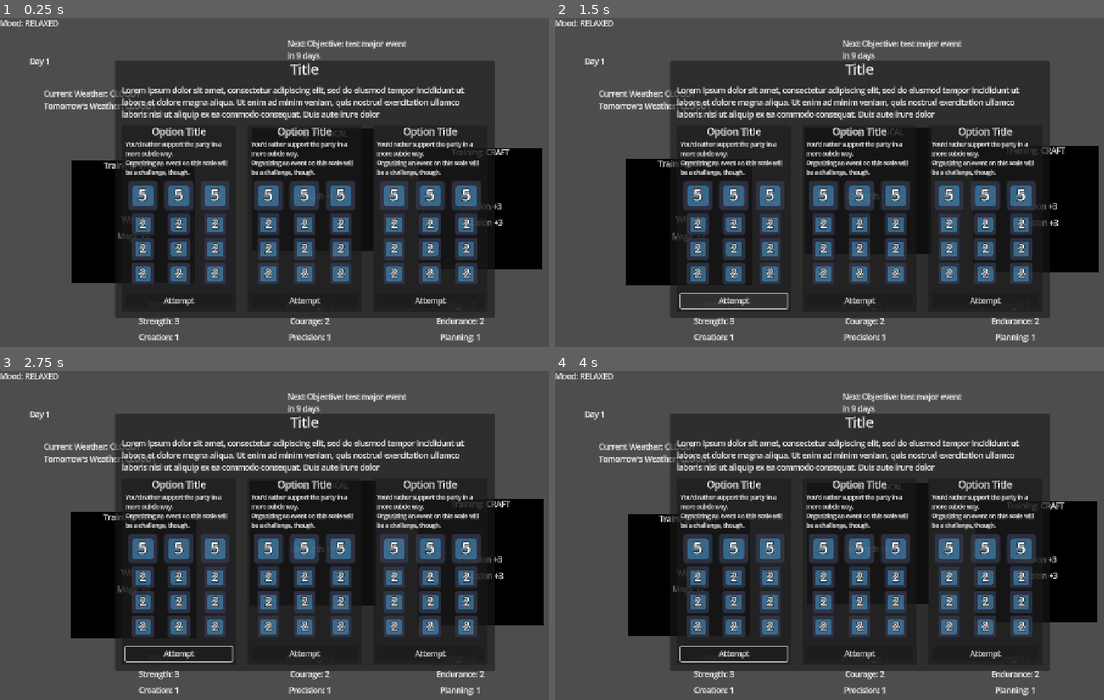
Above: before the commit, frames 1-4 (two rows, left to right).
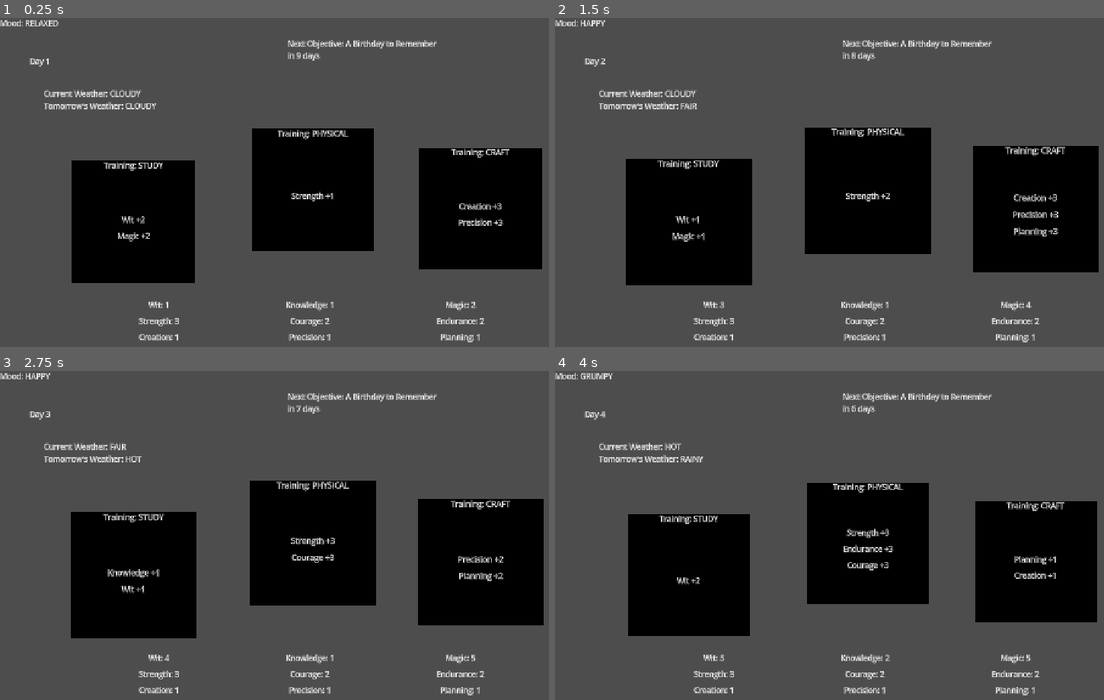
Above: after the commit, the same moments.

Repository: SamBumgardner/ld-58-game
Game: Godot game, scene res://src/gameplay/gameplay.tscn
Same seed, same stepped clock (60 frames per second), same inputs: the game is played once before the commit and once after it. The engine's default icon, where the game draws it, is replaced by a stand-in: a white triangle on a blue panel in a dark square.
Inputs (mouse positions are in pixels of both pictures, inside the frame that each line leads up to):
- Up to frame 1 (0.25 s): no input
- Up to frame 2 (1.5 s): click (686, 221) at 0.52 s; click (736, 300) at 1.25 s, where only the run before the commit has a clickable "Attempt"
- Up to frame 3 (2.75 s): click (131, 574) at 2.02 s
- Up to frame 4 (4 s): click (736, 653) at 2.75 s, where only the run before the commit has a clickable "Attempt"; click (686, 574) at 3.52 s

The runs differ from the first frame. In frame 1, 44% of the frame differs, in the area x 20-91%, y 6-92%; in frame 2, 44%; in frame 3, 44%; in frame 4, 44%, in the area x 4-92%, y 0-92%.

Commit message:
Add: integrate events with gameplay loop
Game ending logic is handled in a super basic way. We should get that in place before moving on.

Diff:
--- a/game/assets/data/major_events/me_001_placeholder_continue.tres
+++ b/game/assets/data/major_events/me_001_placeholder_continue.tres
@@ -19,7 +19,9 @@
 
 [sub_resource type="Resource" id="Resource_6k62p"]
 script = ExtResource("1_q4o1j")
+failureResult = SubResource("Resource_xgrdu")
 successResult = SubResource("Resource_xgrdu")
+greatSuccessResult = SubResource("Resource_xgrdu")
 metadata/_custom_type_script = "uid://cx0fvjypep5kl"
 
 [resource]
--- a/game/src/gameplay/gameplay.gd
+++ b/game/src/gameplay/gameplay.gd
@@ -18,6 +18,7 @@
 ];
 @onready var statDetails: Node = $StatDetails;
 @onready var player: Player = $Player;
+@onready var majorEventDisplay: MajorEventDisplay = $MajorEventDisplay;
 #endregion
 
 
@@ -66,6 +67,7 @@
         activitiesChanged.connect(activitySelection._onActivitiesChanged);
         activitySelection.activitySelected.connect(_onActivityConfirmed);
     player.statsUpdated.connect(statDetails._onPlayerStatsUpdated);
+    majorEventDisplay.eventOptionSelected.connect(_onMajorEventCompleted);
 
     if self == get_tree().current_scene || isStartingScene:
         rootSceneActions();
@@ -146,20 +148,46 @@
 func _onNewDayFadeIn() -> void:
     print_debug("new day is fading in");
     # this is where we check for events happening, bring up the exciting screen.
-    pass ;
-
-func _onEventCompleted() -> void:
+    if daysTillMajorEvent == 0:
+        process_mode = Node.PROCESS_MODE_DISABLED;
+        majorEventDisplay.open(nextMajorEvent);
+
+func _onEventCompleted(_selectionIndex: int) -> void:
     print_debug("event is completed");
     # Apply results of event
+
     # Clean up scene stuff
     # Resume normal gameplay
-    pass ;
-
-func _onMajorEventCompleted() -> void:
+    process_mode = Node.PROCESS_MODE_INHERIT
+
+func _onMajorEventCompleted(selectionIndex: int) -> void:
     print_debug("major event is completed");
+    var selectedOption: EventOption = nextMajorEvent.options[selectionIndex];
+    # todo: calculate outcome
+    var outcome: MajorOutcome = [selectedOption.failureResult, selectedOption.successResult, selectedOption.greatSuccessResult].pick_random();
+
+    #todo: figure out how to display outcome results
+
     # check for game over exit
-    # if not, apply status changes
-    pass ;
+    if outcome.ending != null:
+        print_debug("ending is happening, woo wooo!");
+        get_tree().quit();
+        return;
+
+    # apply results of outcome:
+    player.applyStatIncreases(outcome.statChangesToApply);
+    if outcome.moodOverride != null:
+        dayManager.applyOverride(outcome.moodOverride);
+    if outcome.weatherOverride != null:
+        dayManager.applyOverride(outcome.weatherOverride);
+
+    # set up next major event
+    nextMajorEvent = outcome.nextMajorObjective.pick_random();
+    daysTillMajorEvent = nextMajorEvent.setupDays;
+
+    majorEventDisplay.close();
+    # nextMajorEvent = selectedOption
+    process_mode = Node.PROCESS_MODE_INHERIT
 
 #endregion
 
--- a/game/src/gameplay/gameplay.tscn
+++ b/game/src/gameplay/gameplay.tscn
@@ -172,6 +172,7 @@
 vertical_alignment = 1
 
 [node name="MajorEventDisplay" parent="." instance=ExtResource("10_r22ir")]
+visible = false
 layout_mode = 1
 anchors_preset = 8
 anchor_left = 0.5
--- a/game/src/gameplay/hud/events/major_event_display.gd
+++ b/game/src/gameplay/hud/events/major_event_display.gd
@@ -7,6 +7,9 @@
 @onready var title: Label = $%Title;
 @onready var description: Label = $%Description;
 @onready var eventOptionDisplays: Array[Node] = $%EventOptions.get_children();
+
+func _init() -> void:
+    process_mode = Node.PROCESS_MODE_ALWAYS;
 
 func _ready() -> void:
     for display: EventOptionDisplay in eventOptionDisplays:
@@ -21,3 +24,6 @@
     for eventOptionDisplay: EventOptionDisplay in eventOptionDisplays:
         eventOptionDisplay.setValues(majorEvent.options);
     show();
+
+func close() -> void:
+    hide();
--- a/game/src/gameplay/hud/major_objective_banner.gd
+++ b/game/src/gameplay/hud/major_objective_banner.gd
@@ -5,7 +5,7 @@
 var displayDaysRemaining: int = 0;
 
 func _onMajorObjectiveChange(newObjective: MajorEvent) -> void:
-    displayObjectiveName = newObjective.title;
+    displayObjectiveName = newObjective.title if newObjective != null else "null event";
     text = standardDisplayString % [displayObjectiveName, displayDaysRemaining]
 
 func _onDaysRemainingChange(daysRemaining: int) -> void:
--- a/game/src/utility/transition_data.gd
+++ b/game/src/utility/transition_data.gd
@@ -44,11 +44,7 @@
     ]);
 
     default.initialSetupData = InitialSetupData.new()
-    var majorEvent: MajorEvent = MajorEvent.new();
-    majorEvent.title = "test major event";
-    majorEvent.description = "this is a test description";
-    var eventOption: EventOption = EventOption.generateDefault();
-    majorEvent.options = [eventOption];
+    var majorEvent: MajorEvent = load("res://assets/data/major_events/me_000_test.tres")
     default.initialSetupData.possibleMajorEvents.assign([
         majorEvent
     ]);
